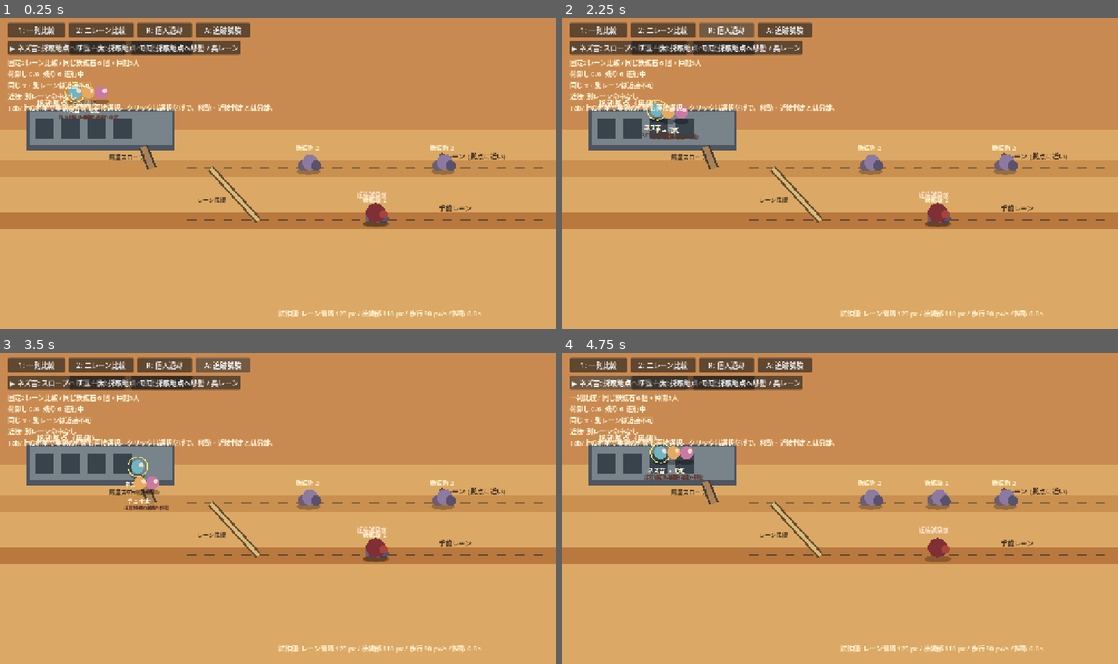
Above: before the commit, frames 1-4 (two rows, left to right).
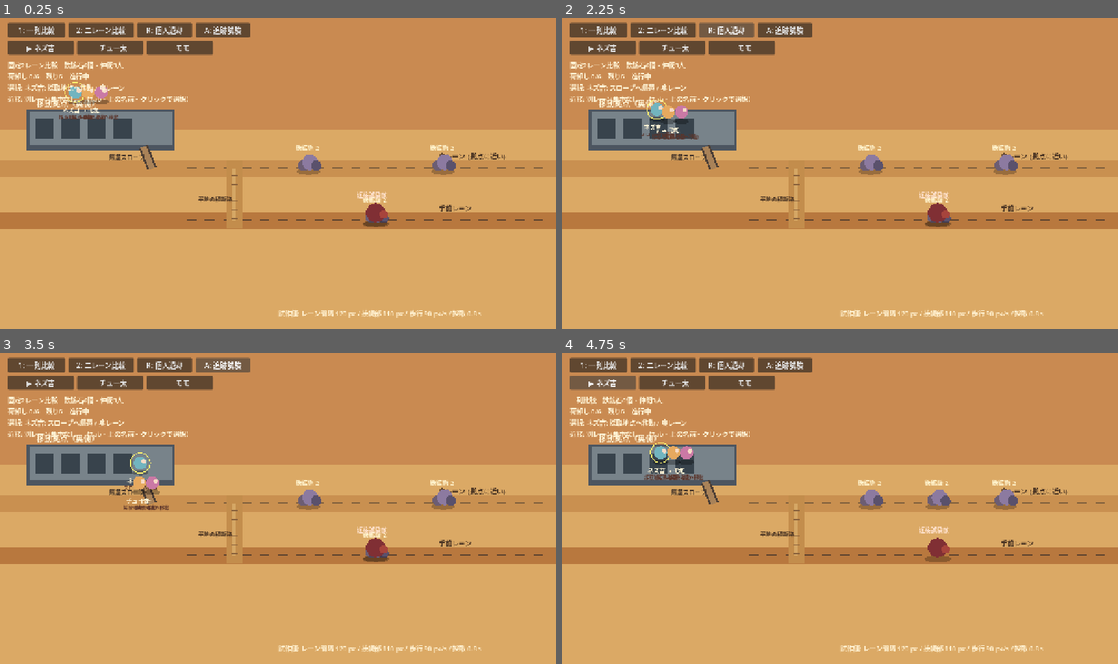
Above: after the commit, the same moments.

Repository: takutootaku1217-prog/desert_rats
Game: Godot game, scene res://scenes/two_lane_prototype.tscn
The game is run twice, just before and just after one commit, with the same random seed, the same clock (stepped at 60 frames per second) and the same inputs. This scene is started directly instead of the project's main scene.
Inputs (mouse positions are in pixels of both pictures, inside the frame that each line leads up to):
- Up to frame 1 (0.25 s): no input
- Up to frame 2 (2.25 s): click "1: 一列比較" at 0.5 s; click "2: 二レーン比較" at 1.25 s; click "R: 個人退却" at 2 s
- Up to frame 3 (3.5 s): click "A: 追跡試験" at 2.75 s
- Up to frame 4 (4.75 s): tap Enter at 3.5 s; move the mouse to (962, 492) at 3.52 s; hold D 3.53-4.25 s; tap 1 at 3.6 s; click (962, 492) at 3.67 s; click (628, 384) at 4.25 s, where only the run before the commit has a clickable "▶ ネズ吉: 採取地点へ移動 / 奥レーン"

The runs differ from the first frame. In frame 1, 3.6% of the frame differs, in the area x 1-49%, y 7-66%; in frame 2, 3.7%; in frame 3, 3.9%; in frame 4, 3.6%.

Commit message:
Integrate fixed two-lane routing prototype

Diff:
--- a/scripts/character.gd
+++ b/scripts/character.gd
@@ -59,6 +59,9 @@
 var _climb_dest = null        # 階をまたぐ移動の途中（Vector2）
 var _climb_floor := 1
 var _climb_kind := ""
+var _ground_lane_target := -1 # Fixed ground-lane test only; inactive on normal maps.
+var ground_lane_crossings := 0
+var ground_lane_last_crossing_x := INF
 var _t := 0.0
 var _sheet: Texture2D
 
@@ -255,6 +258,26 @@
 				facing = signf(d.x)
 		return false
 	var tf := GameData.floor_of_y(target.y)
+	# 固定地上レーンは、通常マップには存在しない試験用の任意設定。
+	# 設定のない既存マップは従来どおり自由な地上座標を使う。
+	var lane_config := _ground_lane_config()
+	if floor_i == 0 and not lane_config.is_empty():
+		var requested_lane := 0 if tf != 0 else _ground_lane_index(target.y, lane_config)
+		if _ground_lane_target < 0 and _ground_lane_index(position.y, lane_config) != requested_lane:
+			_ground_lane_target = requested_lane
+		if _ground_lane_target >= 0:
+			# Do not change target halfway through the flat crossing just because it becomes nearer.
+			if _cross_ground_lanes(_ground_lane_target, step, lane_config):
+				ground_lane_crossings += 1
+				ground_lane_last_crossing_x = float(lane_config.get("crossing_x", GameData.RAMP_FOOT.x))
+				_ground_lane_target = -1
+			return false
+		# 地上の目的地だけはレーン中央を保つ。拠点へ戻る時は既存スロープの
+		# 足元を優先し、中央へ引き戻して往復することを避ける。
+		if tf == 0:
+			var lane_y := _ground_lane_y(requested_lane, lane_config)
+			if absf(position.y - lane_y) > 4.0:
+				return _step_toward(Vector2(position.x, lane_y), step)
 	if floor_i != tf:
 		var leg := GameData.route_leg(floor_i, tf)
 		if _step_toward(leg["approach"], step):
@@ -265,6 +288,39 @@
 				facing = signf(_climb_dest.x - position.x)
 		return false
 	return _step_toward(target, step)
+
+
+## 地上の固定2レーン試験を有効にするメタデータ。
+## { enabled, back_y, front_y, crossing_x } の4項目を Main に設定した時だけ使う。
+func _ground_lane_config() -> Dictionary:
+	if game == null or not is_instance_valid(game) or not game.has_meta("ground_lane_config"):
+		return {}
+	var config = game.get_meta("ground_lane_config")
+	if not (config is Dictionary) or not bool(config.get("enabled", false)):
+		return {}
+	return config
+
+
+func _ground_lane_y(lane: int, config: Dictionary) -> float:
+	return float(config.get("front_y", GameData.GROUND_Y_MAX)) if lane == 1 else float(config.get("back_y", GameData.GROUND_Y_MIN))
+
+
+func _ground_lane_index(y: float, config: Dictionary) -> int:
+	return 1 if absf(y - _ground_lane_y(1, config)) < absf(y - _ground_lane_y(0, config)) else 0
+
+
+## レーン変更は斜め抜けを許さず、同じ平地にある固定横断地点を通る。
+func _cross_ground_lanes(target_lane: int, step: float, config: Dictionary) -> bool:
+	var crossing_x := float(config.get("crossing_x", GameData.RAMP_FOOT.x))
+	# Once at the crossing X, keep moving vertically to the requested lane. Re-evaluating
+	# the nearest lane while midway would otherwise bounce a worker back and forth.
+	if absf(position.x - crossing_x) <= 4.0:
+		return _step_toward(Vector2(crossing_x, _ground_lane_y(target_lane, config)), step)
+	var current_lane := _ground_lane_index(position.y, config)
+	var current_y := _ground_lane_y(current_lane, config)
+	if absf(position.y - current_y) > 4.0:
+		return _step_toward(Vector2(position.x, current_y), step)
+	return _step_toward(Vector2(crossing_x, current_y), step)
 
 
 func _step_toward(p: Vector2, step: float) -> bool:
--- a/scripts/two_lane_prototype.gd
+++ b/scripts/two_lane_prototype.gd
@@ -43,14 +43,14 @@
 	_add_button(layer, "A: 追跡試験", Vector2(450, 14), Vector2(126, 34), func(): model.start_chase(selected_agent))
 	for i in 3:
 		var b := Button.new()
-		b.position = Vector2(18 + i * 142, 56)
-		b.size = Vector2(134, 30)
+		b.position = Vector2(18 + i * 160, 56)
+		b.size = Vector2(152, 30)
 		b.pressed.connect(func(): selected_agent = i)
 		layer.add_child(b)
 		_agent_buttons.append(b)
 	info = Label.new()
-	info.position = Vector2(18, 94)
-	info.size = Vector2(525, 135)
+	info.position = Vector2(18, 100)
+	info.size = Vector2(610, 96)
 	info.add_theme_font_size_override("font_size", 15)
 	info.add_theme_color_override("font_color", Color("fff4d6"))
 	layer.add_child(info)
@@ -70,10 +70,12 @@
 	if model == null:
 		return
 	for i in _agent_buttons.size():
-		_agent_buttons[i].text = ("▶ " if i == selected_agent else "   ") + model.agent_status(i)
+		_agent_buttons[i].text = ("▶ " if i == selected_agent else "   ") + String(model.agents[i]["name"])
 	var one_or_two := "一列" if model.mode == "one" else "固定2レーン"
 	var end := "完了 %.1f秒" % model.completion_time if model.completion_time >= 0.0 else "進行中"
 	info.text = "%s比較 / 同じ鉄鉱石 %d 個・仲間3人\n荷卸し %d/%d  残り %d  %s\n%s\n近接: %s\nTab/上の名前で奥側の仲間も直接選択。クリックは選択だけで、移動・近接判定とは分離。" %  …(187 unchanged characters)…
+	# 仲間名のボタンは短く保ち、状態は選択中だけを専用行に表示する。
+	info.text = "%s比較　鉄鉱石%d個・仲間3人\n荷卸し %d/%d　残り%d　%s\n選択: %s\n近接: %s　（Tab・上の名前・クリックで選択）" % [one_or_two, Model.TOTAL_RESOURCE, model.delivered, Model.TOTAL_RESOURCE, model.remaining_resource(), end, model.agent_status(selected_agent), "別レーン命中なし" if model.cross_lane_melee_is_blocked() else "FAIL"]
 
 
 func _unhandled_input(event: InputEvent) -> void:
@@ -132,9 +134,12 @@
 
 
 func _draw_ramp_and_crossing() -> void:
-	draw_line(Model.CROSS_BACK, Model.CROSS_FRONT, Color("6b4932"), 16)
-	draw_line(Model.CROSS_BACK, Model.CROSS_FRONT, Color("d6bd78"), 8)
-	draw_string(_font, Vector2(454, 428), "レーン接続", HORIZONTAL_ALIGNMENT_LEFT, -1, 13, Color("4a3423"))
+	# 同じ平地を横切る踏み固めた通路。レールや高低差は描かない。
+	draw_rect(Rect2(Model.CROSS_X - 18.0, Model.BACK_Y - 18.0, 36.0, Model.FRONT_Y - Model.BACK_Y + 36.0), Color("c38d4c"))
+	draw_line(Model.CROSS_BACK, Model.CROSS_FRONT, Color("d5a765"), 8)
+	for y in range(int(Model.BACK_Y) + 16, int(Model.FRONT_Y), 20):
+		draw_line(Vector2(Model.CROSS_X - 8.0, y), Vector2(Model.CROSS_X + 8.0, y), Color("89613c"), 2)
+	draw_string(_font, Vector2(456, 426), "平地の横断路", HORIZONTAL_ALIGNMENT_LEFT, -1, 13, Color("4a3423"))
 
 
 func _draw_source(source: Dictionary) -> void:
--- a/scripts/two_lane_prototype_model.gd
+++ b/scripts/two_lane_prototype_model.gd
@@ -7,8 +7,10 @@
 const FRONT_Y := 470.0
 const BASE_DOOR := Vector2(188.0, 174.0)
 const RAMP_FOOT := Vector2(350.0, BACK_Y)
-const CROSS_BACK := Vector2(485.0, BACK_Y)
-const CROSS_FRONT := Vector2(595.0, FRONT_Y)
+const CROSS_X := 540.0
+# 同じ平地を縦に横断する地点。斜路／橋ではない。
+const CROSS_BACK := Vector2(CROSS_X, BACK_Y)
+const CROSS_FRONT := Vector2(CROSS_X, FRONT_Y)
 const CARRY_LIMIT := 2
 const WALK_SPEED := 90.0
 const GATHER_SECONDS := 0.8
--- /dev/null
+++ b/tools/test_two_lane_live_integration.gd
@@ -0,0 +1,104 @@
+extends "res://tools/test_quarry.gd"
+## 独立表示モデルではなく、既存Main / Worker / CharacterAIを使う固定2レーンの最小接続試験。
+
+const BACK_Y := 600.0
+const FRONT_Y := 680.0
+const CROSSING_X := 820.0
+
+
+func _configure_fixed_lanes() -> void:
+	main.set_meta("ground_lane_config", {
+		"enabled": true,
+		"back_y": BACK_Y,
+		"front_y": FRONT_Y,
+		"crossing_x": CROSSING_X,
+	})
+	main.target_speed = 0.0
+	main.tool_auto = false
+	main.gather_policy = {GameData.Item.WOOD: 0, GameData.Item.STONE: 0, GameData.Item.IRON_ORE: 5}
+	for worker in main.workers:
+		worker.stop_work()
+		for job in GameData.job_list():
+			worker.priorities[job] = 0
+
+
+func _step_live() -> void:
+	await step()
+
+
+func _flat_crossing_seen(worker, required_crossings: int) -> bool:
+	return worker.ground_lane_crossings >= required_crossings and is_equal_approx(worker.ground_lane_last_crossing_x, CROSSING_X)
+
+
+func _until_live(done: Callable, seconds: float) -> bool:
+	for _frame in ceili(seconds / 0.2):
+		if done.call():
+			return true
+		await _step_live()
+	return done.call()
+
+
+func _add_front_vein() -> GatherPoint:
+	var point := GatherPoint.new()
+	point.setup(main, "vein")
+	point.max_amount = 1
+	point.remaining = 1
+	point.position = Vector2(1140.0, FRONT_Y)
+	main.resources_root.add_child(point)
+	return point
+
+
+func _initialize() -> void:
+	print("-- 固定2レーン: 既存Worker/CharacterAI接続 --")
+	await _gather_and_haul()
+	await _combat_and_personal_return()
+	print("== 結果: %s ==" % ("すべて成功" if fails == 0 else "%d件失敗" % fails))
+	quit(1 if fails else 0)
+
+
+func _gather_and_haul() -> void:
+	await fresh()
+	_configure_fixed_lanes()
+	var worker = main.workers[0]
+	worker.tools = {"mine": GameData.Item.HAMMER}
+	worker.priorities[GameData.Job.GATHER] = 5
+	var point := _add_front_vein()
+	var before: int = main.storage.count_of(GameData.Item.IRON_ORE)
+	var reservation_seen := false
+	for _frame in 60:
+		reservation_seen = reservation_seen or (point.claimed_by == worker and point.reserved >= 1)
+		if reservation_seen:
+			break
+		await _step_live()
+	check(reservation_seen, "既存CharacterAIが手前レーンの鉱脈を予約する")
+	var stored := await _until_live(func(): return main.storage.count_of(GameData.Item.IRON_ORE) == before + 1 and worker.floor_i != 0 and worker.carrying < 0, 60.0)
+	check(stored, "既存Workerが採取・在庫搬送・拠点スロープ帰還・荷卸しまで完走する")
+	check(main.operations.delivered.get(GameData.Item.IRON_ORE, 0) == 1, "既存FieldOperationsの持帰り集計に採取物が入る")
+	check(_flat_crossing_seen(worker, 2), "往復とも固定Xの平地横断路だけでレーンを移る")
+
+
+func _combat_and_personal_return() -> void:
+	await fresh()
+	_configure_fixed_lanes()
+	var worker = main.workers[0]
+	worker.floor_i = 0
+	worker.position = Vector2(930.0, BACK_Y)
+	worker.target = worker.position
+	var enemy := Enemy.new()
+	enemy.setup(main, 120.0)
+	enemy.position = Vector2(930.0, FRONT_Y)
+	main.enemies_root.add_child(enemy)
+	var full_hp: float = enemy.hp
+	check(worker.ai.order_attack(enemy), "既存CharacterAIが別レーンの敵を追跡指示として受ける")
+	for _frame in 4:
+		await _step_live()
+	check(is_equal_approx(enemy.hp, full_hp) and worker.ai.state == CharacterAI.State.COMBAT_MOVE, "同じXでも別レーンへの近接攻撃は即時命中しない")
+	var hit := await _until_live(func(): return enemy.hp < full_hp, 20.0)
+	check(hit and _flat_crossing_seen(worker, 1), "実CharacterAIは横断路を通ってから近接攻撃する")
+	var hp_after_first_hit: float = enemy.hp
+	check(worker.ai.request_return(), "既存Workerへ個人退却を指示できる")
+	var returned := await _until_live(func(): return worker.floor_i != 0 and worker.ai.return_request and worker.ai.state == CharacterAI.State.RETURN_BASE, 30.0)
+	check(returned and _flat_crossing_seen(worker, 2), "個人退却は平地横断路と既存拠点スロープを経由する")
+	for _frame in 8:
+		await _step_live()
+	check(is_equal_approx(enemy.hp, hp_after_first_hit) and not worker.ai.manual_attack and worker.ai.return_request, "個人退却中に既存AIが再攻撃・再採取へ戻らない")
--- a/tools/test_two_lane_prototype.gd
+++ b/tools/test_two_lane_prototype.gd
@@ -18,6 +18,7 @@
 	print("-- 屋外固定レーン試作 --")
 	var one := run_collection("one")
 	var two := run_collection("two")
+	check(is_equal_approx(Model.CROSS_BACK.x, Model.CROSS_FRONT.x), "レーン間の横断路は同じ平地の固定X座標にあり、斜路ではない")
 	check(one.complete() and two.complete(), "一列/二レーンとも同じ鉄鉱石6個を採取・運搬・スロープ帰還・荷卸しまで完了")
 	check(one.delivered == two.delivered and one.remaining_resource() == two.remaining_resource(), "比較条件の総量と残量が一致")
 	check(one.lane_changes == 0 and two.lane_changes > 0, "一列は接続なし、二レーンは固定接続部を実際に通過")
Binary file changed: docs/two-lane-prototype-evidence-2026-10-18/one-lane.png
Binary file changed: docs/two-lane-prototype-evidence-2026-10-18/two-lanes-retreat.png
Binary file changed: docs/two-lane-prototype-evidence-2026-10-18/two-lanes.png
Not shown, added: tools/test_two_lane_live_integration.gd.uid
Not shown, changed: docs/2レーン採取試作_検証記録_2026-10-18.md
